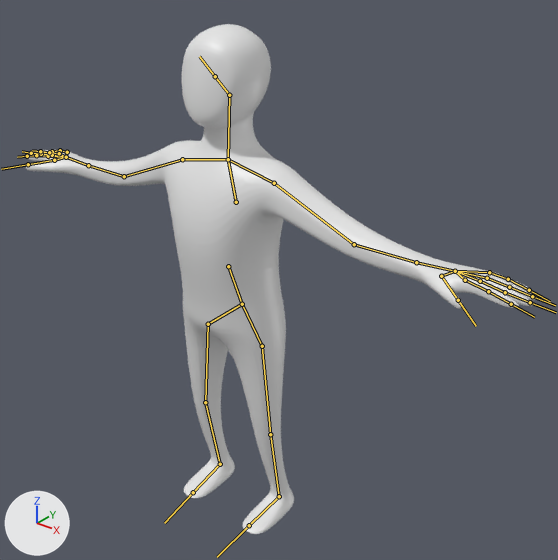
Two versions of the FBX model IndieGameUnity/Assets/Models/characters/animatedNEW/animatedBody2.fbx, one commit apart.
The view is the same before and after, from a camera (50 mm lens) standing at (7.75, -8.45, 4.6) and looking at (0.42, 0.72, -1.08). The lights are fixed; the arrows at lower left show +X, +Y and +Z. The bones that bend it are drawn over the model as lines.
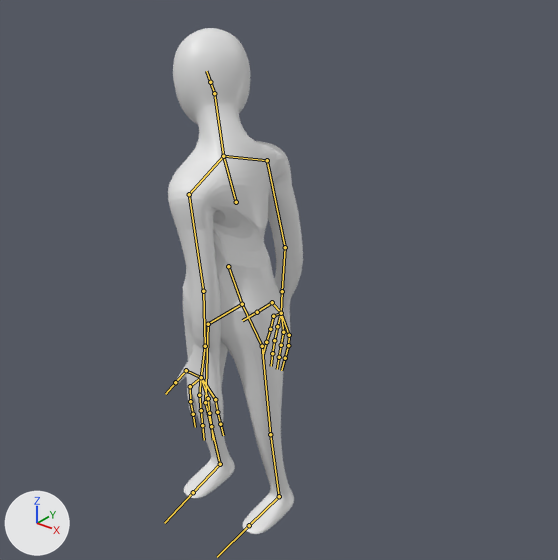
The newer file adds an action. The first version stands in its rest pose; the second is drawn at frame 54 of the action 'armature|Candy looks back'.

What differs and where, as boxes (x1, y1, x2, y2) in the pictures (558 x 560 px):
'Cube', posed (73% narrower)
    before: (26, 24, 535, 534)
    after: (168, 28, 303, 534)
bone 'upperbody', root to tip
    before: (236, 202) to (228, 159)
    after: (236, 202) to (223, 156)
bone 'Bone.002', root to tip
    before: (228, 159) to (182, 159)
    after: (223, 156) to (267, 160)
bone 'Bone.003', root to tip
    before: (182, 159) to (124, 176)
    after: (267, 160) to (285, 247)
bone 'Bone.004', root to tip
    before: (124, 176) to (88, 165)
    after: (285, 247) to (282, 291)
bone 'Bone.020', root to tip
    before: (228, 159) to (274, 183)
    after: (223, 156) to (189, 194)
bone 'Bone.021', root to tip
    before: (274, 183) to (354, 244)
    after: (189, 194) to (203, 291)
bone 'Bone.022', root to tip
    before: (354, 244) to (416, 262)
    after: (203, 291) to (205, 346)
bone 'Bone', root to tip
    before: (228, 159) to (229, 95)
    after: (223, 156) to (214, 93)
bone 'Bone.001', root to tip
    before: (229, 95) to (215, 76)
    after: (214, 93) to (210, 82)

The change, as a list of edits to the scene's bpy script:
```text
Change bone_upperbody:
    where bone_upperbody = bpy.data.objects['armature'].pose.bones['upperbody']
    bone_upperbody.rotation_quaternion: (1.0, 0.0, 0.0, 0.0) -> (0.756, 0.029, -0.633, 0.161)  # degrees (0, 0, 0) -> degrees (-39, -75, 55)
Change bone_bone_002:
    where bone_bone_002 = bpy.data.objects['armature'].pose.bones['Bone.002']  # child of 'upperbody'
    bone_bone_002.rotation_quaternion: (1.0, 0.0, 0.0, 0.0) -> (0.986, 0.134, 0.04, 0.093)  # degrees (0, 0, 0) -> degrees (16, 3, 11)
Change bone_bone_003:
    where bone_bone_003 = bpy.data.objects['armature'].pose.bones['Bone.003']  # child of 'Bone.002'
    bone_bone_003.rotation_quaternion: (1.0, 0.0, 0.0, 0.0) -> (0.884, 0.395, -0.054, -0.245)  # degrees (0, 0, 0) -> degrees (47, 6, -29)
Change bone_bone_004:
    where bone_bone_004 = bpy.data.objects['armature'].pose.bones['Bone.004']  # child of 'Bone.003'
    bone_bone_004.rotation_quaternion: (1.0, 0.0, 0.0, 0.0) -> (0.964, 0.063, 0.076, -0.247)  # degrees (0, 0, 0) -> degrees (5, 10, -28)
Change bone_bone_020:
    where bone_bone_020 = bpy.data.objects['armature'].pose.bones['Bone.020']  # child of 'upperbody'
    bone_bone_020.rotation_quaternion: (1.0, 0.0, 0.0, 0.0) -> (0.994, 0.088, -0.01, 0.069)  # degrees (0, 0, 0) -> degrees (10, -2, 8)
Change bone_bone_021:
    where bone_bone_021 = bpy.data.objects['armature'].pose.bones['Bone.021']  # child of 'Bone.020'
    bone_bone_021.rotation_quaternion: (1.0, 0.0, 0.0, 0.0) -> (0.885, 0.427, 0.043, 0.18)  # degrees (0, 0, 0) -> degrees (51, -4, 21)
Change bone_bone_022:
    where bone_bone_022 = bpy.data.objects['armature'].pose.bones['Bone.022']  # child of 'Bone.021'
    bone_bone_022.rotation_quaternion: (1.0, 0.0, 0.0, 0.0) -> (0.981, 0.108, -0.043, 0.154)  # degrees (0, 0, 0) -> degrees (12, -7, 17)
Change bone_bone:
    where bone_bone = bpy.data.objects['armature'].pose.bones['Bone']  # child of 'upperbody'
    bone_bone.rotation_quaternion: (1.0, 0.0, 0.0, 0.0) -> (0.906, 0.062, -0.373, -0.191)  # degrees (0, 0, 0) -> degrees (20, -41, -31)
Change bone_bone_001:
    where bone_bone_001 = bpy.data.objects['armature'].pose.bones['Bone.001']  # child of 'Bone'
    bone_bone_001.rotation_quaternion: (1.0, 0.0, 0.0, 0.0) -> (0.998, 0.027, -0.001, -0.062)  # degrees (0, 0, 0) -> degrees (3, 0, -7)
```
